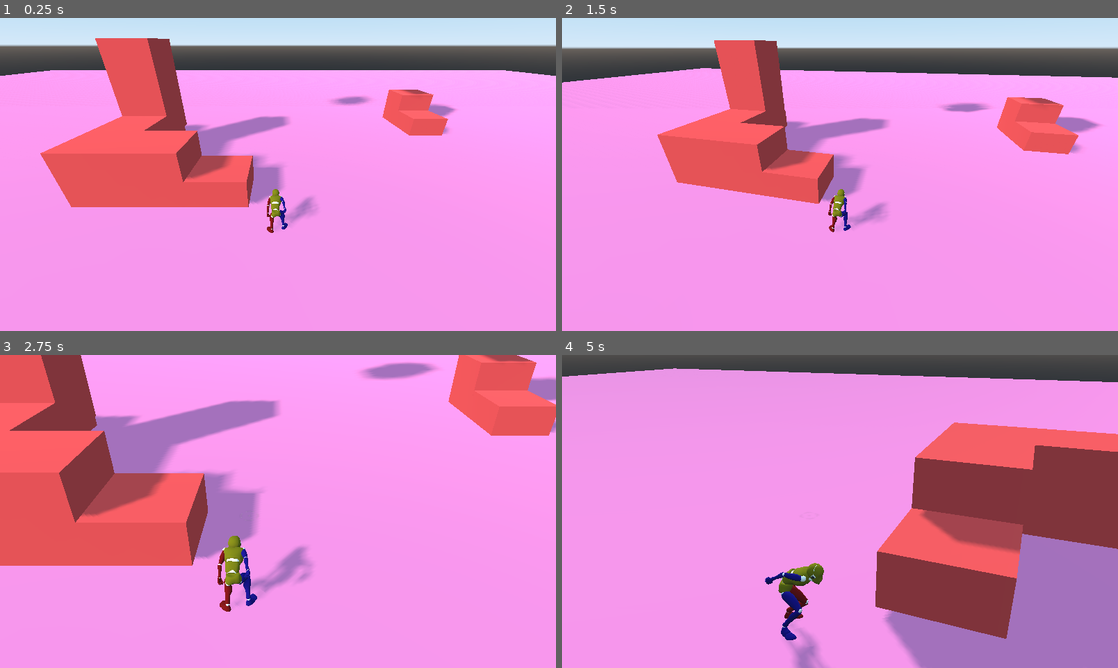
Above: before the commit, frames 1-4 (two rows, left to right).
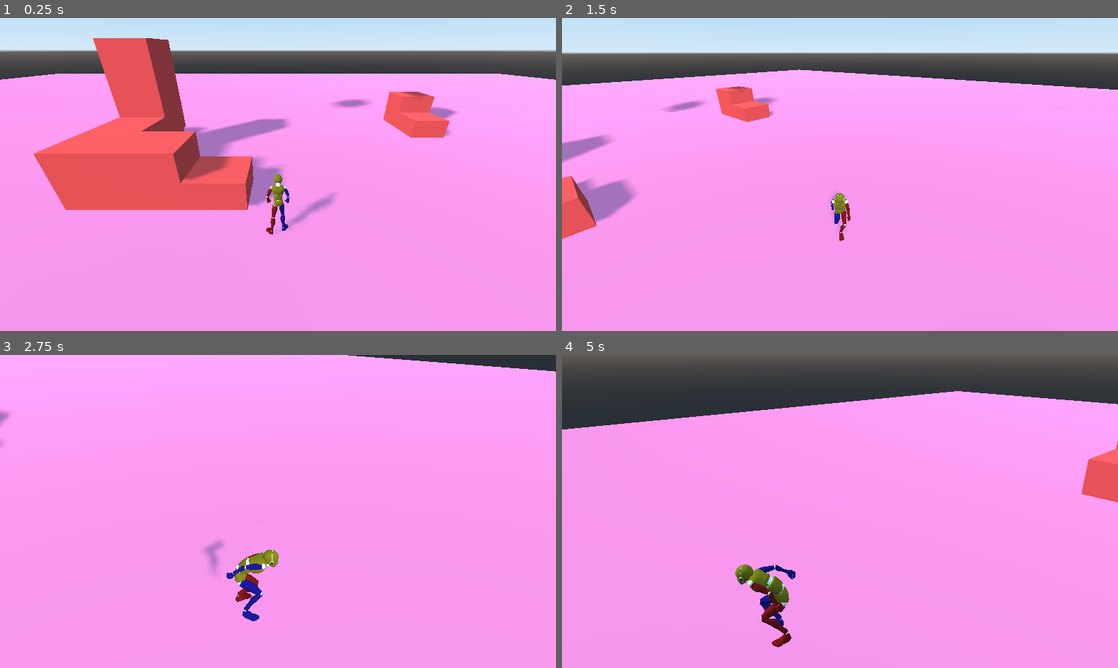
Above: after the commit, the same moments.

Repository: gdquest-demos/godot-3d-mannequin
Game: Godot game, scene res://Game.tscn
Same seed, same stepped clock (60 frames per second), same inputs: the game is played once before the commit and once after it.
Inputs (mouse positions are in pixels of both pictures, inside the frame that each line leads up to):
- Up to frame 1 (0.25 s): no input
- Up to frame 2 (1.5 s): move the mouse to (867, 174) at 0.52 s; hold D (move_right) 0.53-1.28 s; hold Space (jump) 0.53-1.28 s; move the mouse to (812, 174) at 1.27 s; hold S (move_back) from 1.28 s (still down); tap E (action) at 1.35 s
- Up to frame 3 (2.75 s): tap Space (jump) at 1.52, 1.55, 1.82, 2.3 s; move the mouse to (289, 505) at 2.02 s; release S (move_back) at 2.03 s; hold D (move_right) from 2.03 s (still down); hold Q (aim_toggle) from 2.03 s (still down)
- Up to frame 4 (5 s): move the mouse to (834, 517) at 2.77 s; release Q (aim_toggle) at 2.78 s; tap Down (look_down) at 2.85 s; tap Space (jump) at 3.02, 3.05, 3.32, 3.77, 3.8, 4.07, 4.52, 4.55, 4.82 s; move the mouse to (878, 514) at 3.52 s; release D (move_right) at 3.53 s; hold Left (look_left) 3.53-4.28 s; hold A (move_left) from 3.53 s (still down); move the mouse to (795, 508) at 4.27 s; tap Right (look_right) at 4.35 s

The runs differ from the first frame. In frame 1, 5.3% of the frame differs, in the area x 0-100%, y 6-70%; in frame 2, 19%; in frame 3, 30%; in frame 4, 43%, in the area x 0-100%, y 4-100%.
Error in both runs: Trying to assign value of type 'StateMachine.gd' to a variable of type 'State.gd'. (res://src/Camera/CameraStates/Camera.gd:18)

Commit message:
Moved hook states into an Extensions folder. Added docstring headers to classes. Updated readme file with basic getting started information.

Diff:
--- a/Game.tscn
+++ b/Game.tscn
@@ -169,7 +169,7 @@
 transform = Transform( 0.766044, 0.166366, -0.620885, 0.271654, 0.791635, 0.547283, 0.582563, -0.587909, 0.561234, 0, 12, 0 )
 shadow_enabled = true
 
-[node name="Camera" parent="." instance=ExtResource( 1 )]
-transform = Transform( 1, 0, 0, 0, 1, 0, 0, 0, 1, 0, 1.75, 0 )
+[node name="CameraAnchor" parent="." instance=ExtResource( 1 )]
+transform = Transform( 1, 0, 0, 0, 1, 0, 0, 0, 1, 0, 1.6, 0 )
 
 [node name="Player" parent="." instance=ExtResource( 2 )]
--- a/src/Camera/Camera.gd
+++ b/src/Camera/Camera.gd
@@ -1,4 +1,8 @@
 extends Spatial
+"""
+Simple accessor class to let the nodes in the Camera scene access the player
+or some frequently used nodes in the scene itself caching the call to get_node
+"""
 
 
 signal aim_fired(target_vector)
--- a/src/Camera/Camera.tscn
+++ b/src/Camera/Camera.tscn
@@ -7,14 +7,16 @@
 [ext_resource path="res://src/Camera/CameraStates/CameraDefault.gd" type="Script" id=5]
 [ext_resource path="res://src/Camera/CameraStates/Aim.gd" type="Script" id=6]
 
-[node name="Camera" type="Spatial"]
+[node name="CameraAnchor" type="Spatial"]
 script = ExtResource( 1 )
 
-[node name="Camera" type="Camera" parent="."]
-transform = Transform( 1, 0, 0, 0, 0.866025, 0.5, 0, -0.5, 0.866025, 0, 3, 5 )
+[node name="SpringArm" type="SpringArm" parent="."]
+transform = Transform( 1, 0, 0, 0, 0.87462, 0.48481, 0, -0.48481, 0.87462, 0, 0.5, 0.5 )
+spring_length = 5.0
+margin = 0.5
+
+[node name="Camera" type="Camera" parent="SpringArm"]
 current = true
-
-[node name="OcclusionRay" type="RayCast" parent="."]
 
 [node name="AimRay" type="RayCast" parent="."]
 transform = Transform( 1, 0, 0, 0, 0.866025, 0.5, 0, -0.5, 0.866025, 0, 0, 0 )
@@ -27,7 +29,7 @@
 
 [node name="StateMachine" type="Node" parent="."]
 script = ExtResource( 3 )
-initial_state = NodePath("Camera/Default")
+initial_state = NodePath("../../CameraAnchor/StateMachine/Camera/Default")
 
 [node name="Camera" type="Node" parent="StateMachine"]
 script = ExtResource( 4 )
--- a/src/Camera/CameraStates/Aim.gd
+++ b/src/Camera/CameraStates/Aim.gd
@@ -1,4 +1,8 @@
 extends State
+"""
+Logic state for the camera where configuration are made to the camera to set
+the field of view, position offset (over the shoulder), etc.
+"""
 
 
 export var first_person_aiming: bool = false
--- a/src/Camera/CameraStates/Camera.gd
+++ b/src/Camera/CameraStates/Camera.gd
@@ -1,11 +1,19 @@
 extends State
+"""
+Parent state for all camera based states for the Camera. Handles input based on
+mouse/gamepad and movement and configuration based on which state we're using.
+
+This state holds all of the main logic, with the state itself being configured
+or have its functions overriden or called by the child states. This keeps the
+logic contained in a central location while being easily modifiable.
+"""
 
 
-onready var camera: Camera = owner.get_node("Camera")
+onready var camera: SpringArm = owner.get_node("SpringArm")
+onready var camera_view: Camera = camera.get_node("Camera")
 onready var initial_position: = camera.translation
 onready var initial_anchor_position: Vector3 = owner.translation
 
-onready var occlusion_ray: RayCast = owner.get_node("OcclusionRay")
 onready var aim_target: Sprite3D = owner.get_node("AimTarget")
 
 export var default_fov: = 70.0
@@ -22,7 +30,6 @@
 
 
 func _ready():
-	occlusion_ray.set_cast_to(initial_position)
 	Input.set_mouse_mode(Input.MOUSE_MODE_CAPTURED)
 
 
@@ -58,18 +65,10 @@
 	elif owner.rotation.y < -PI:
 		owner.rotation.y += 2 * PI
 
-	if camera.fov != _current_fov:
-		camera.fov = lerp(camera.fov, _current_fov, 0.05)
+	if camera_view.fov != _current_fov:
+		camera_view.fov = lerp(camera_view.fov, _current_fov, 0.05)
 
-	# If there is a body between the camera and the player, move the camera closer
-	occlusion_ray.force_raycast_update()
-	if occlusion_ray.is_colliding():
-		var global_offset = camera.global_transform
-		if global_offset.origin != occlusion_ray.get_collision_point() + _offset:
-			global_offset.origin = occlusion_ray.get_collision_point() + _offset
-			camera.global_transform = global_offset
-	elif camera.translation != initial_position + _offset:
-		camera.translation = lerp(camera.translation, initial_position + _offset, 0.05)
+	camera.translation = lerp(camera.translation, initial_position + _offset, 0.05)
 
 
 func enter(msg: Dictionary = {}) ->void:
--- a/src/Camera/CameraStates/CameraDefault.gd
+++ b/src/Camera/CameraStates/CameraDefault.gd
@@ -1,4 +1,7 @@
 extends State
+"""
+Logic state for the camera - implies no modification to the camera settings.
+"""
 
 
 func unhandled_input(event: InputEvent) -> void:
--- a/src/Player/MoveStates/Hang.gd
+++ b/src/Extensions/PlayerStates/Hang.gd
@@ -1,4 +1,7 @@
 extends State
+"""
+State that does not involve gravity or further movement until released.
+"""
 
 
 func unhandled_input(event: InputEvent) -> void:
--- a/src/Player/MoveStates/Zip.gd
+++ b/src/Extensions/PlayerStates/Zip.gd
@@ -1,4 +1,9 @@
 extends State
+"""
+Hookshot style state for the player - gets a destination from an outside
+piece of logic (in this case, the Camera's aim state firing with a raycast)
+and flies through the air to reach it.
+"""
 
 
 var zip_speed:= 10.0
--- a/src/Player/MoveStates/Air.gd
+++ b/src/Player/MoveStates/Air.gd
@@ -1,4 +1,7 @@
 extends State
+"""
+Logic state for the player falling and jumping.
+"""
 
 
 func physics_process(delta: float) -> void:
--- a/src/Player/MoveStates/Idle.gd
+++ b/src/Player/MoveStates/Idle.gd
@@ -1,4 +1,7 @@
 extends State
+"""
+Logic state for when there is no movement input.
+"""
 
 
 onready var jump_delay: Timer = $JumpDelay
--- a/src/Player/MoveStates/Move.gd
+++ b/src/Player/MoveStates/Move.gd
@@ -1,4 +1,11 @@
 extends State
+"""
+Parent state for all movement based states for the Player.
+
+This state holds all of the main logic, with the state itself being configured
+or have its functions overriden or called by the child states. This keeps the
+logic contained in a central location while being easily modifiable.
+"""
 
 
 export var max_speed: = Vector3(50.0, 50.0, 500.0)
@@ -35,11 +42,11 @@
 
 
 func enter(msg: Dictionary = {}) -> void:
-	owner.camera.connect("aim_fired", self, "on_Camera_aim_fired")
+	pass
 
 
 func exit() -> void:
-	owner.camera.disconnect("aim_fired", self, "on_Camera_aim_fired")
+	pass
 
 
 func on_Camera_aim_fired(target_vector: Vector3) -> void:
--- a/src/Player/MoveStates/Run.gd
+++ b/src/Player/MoveStates/Run.gd
@@ -1,4 +1,7 @@
 extends State
+"""
+Basic state when the player is moving around until jumping or lack of input.
+"""
 
 
 func unhandled_input(event: InputEvent) -> void:
--- a/src/Player/Player.gd
+++ b/src/Player/Player.gd
@@ -1,10 +1,14 @@
 extends KinematicBody
 class_name Player
+"""
+Helper class for the Player scene's scripts to be able to have access to the
+camera and its orientation.
+"""
 
 
-var camera: Camera
+var camera: Spatial
 
 
 func _ready() -> void:
-	camera = get_tree().root.find_node("Camera", true, false)
+	camera = get_tree().root.find_node("CameraAnchor", true, false)
 	assert(camera)
--- a/src/Player/Player.tscn
+++ b/src/Player/Player.tscn
@@ -7,8 +7,6 @@
 [ext_resource path="res://src/Player/MoveStates/Idle.gd" type="Script" id=5]
 [ext_resource path="res://src/Player/MoveStates/Air.gd" type="Script" id=6]
 [ext_resource path="res://src/Player/MoveStates/Run.gd" type="Script" id=7]
-[ext_resource path="res://src/Player/MoveStates/Zip.gd" type="Script" id=8]
-[ext_resource path="res://src/Player/MoveStates/Hang.gd" type="Script" id=9]
 
 [sub_resource type="CapsuleShape" id=1]
 radius = 0.25
@@ -43,10 +41,4 @@
 
 [node name="Run" type="Node" parent="StateMachine/Move"]
 script = ExtResource( 7 )
-
-[node name="Zip" type="Node" parent="StateMachine/Move"]
-script = ExtResource( 8 )
-
-[node name="Hang" type="Node" parent="StateMachine/Move"]
-script = ExtResource( 9 )
 [connection signal="transitioned" from="StateMachine" to="PlayerMesh" method="_on_StateMachine_transitioned"]
--- a/src/Player/PlayerMesh.gd
+++ b/src/Player/PlayerMesh.gd
@@ -1,4 +1,10 @@
 extends Spatial
+"""
+Simple helper class that controls the animation tree transitions for the rig.
+
+It has a signal connected to the player state machine, and uses the resulting
+state names to translate them into the states for the animation tree.
+"""
 
 
 onready var animation_tree : AnimationTree = $Rig/AnimationTree
Not shown: 1 places in src/Player/Player.tscn that only renumber resources
